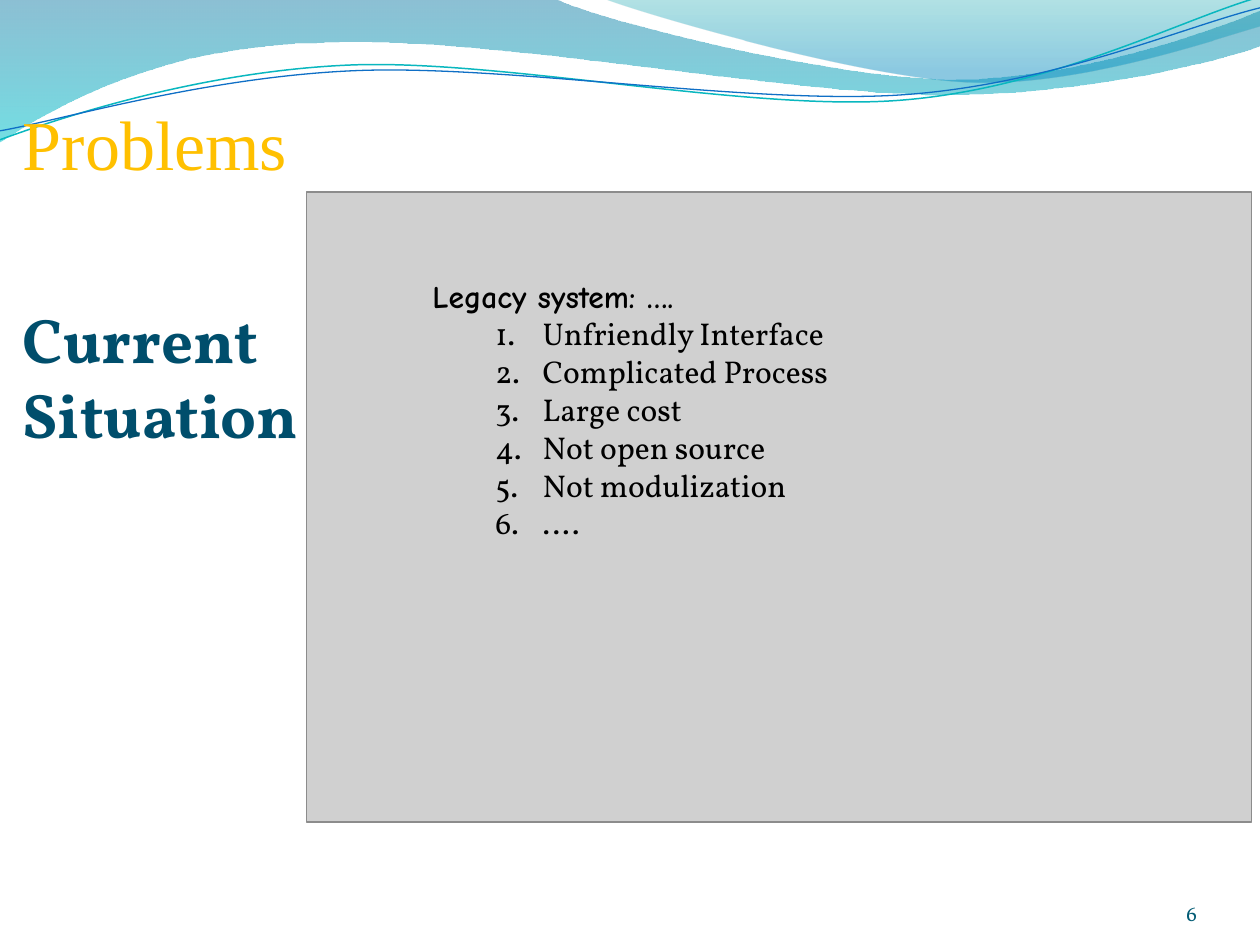
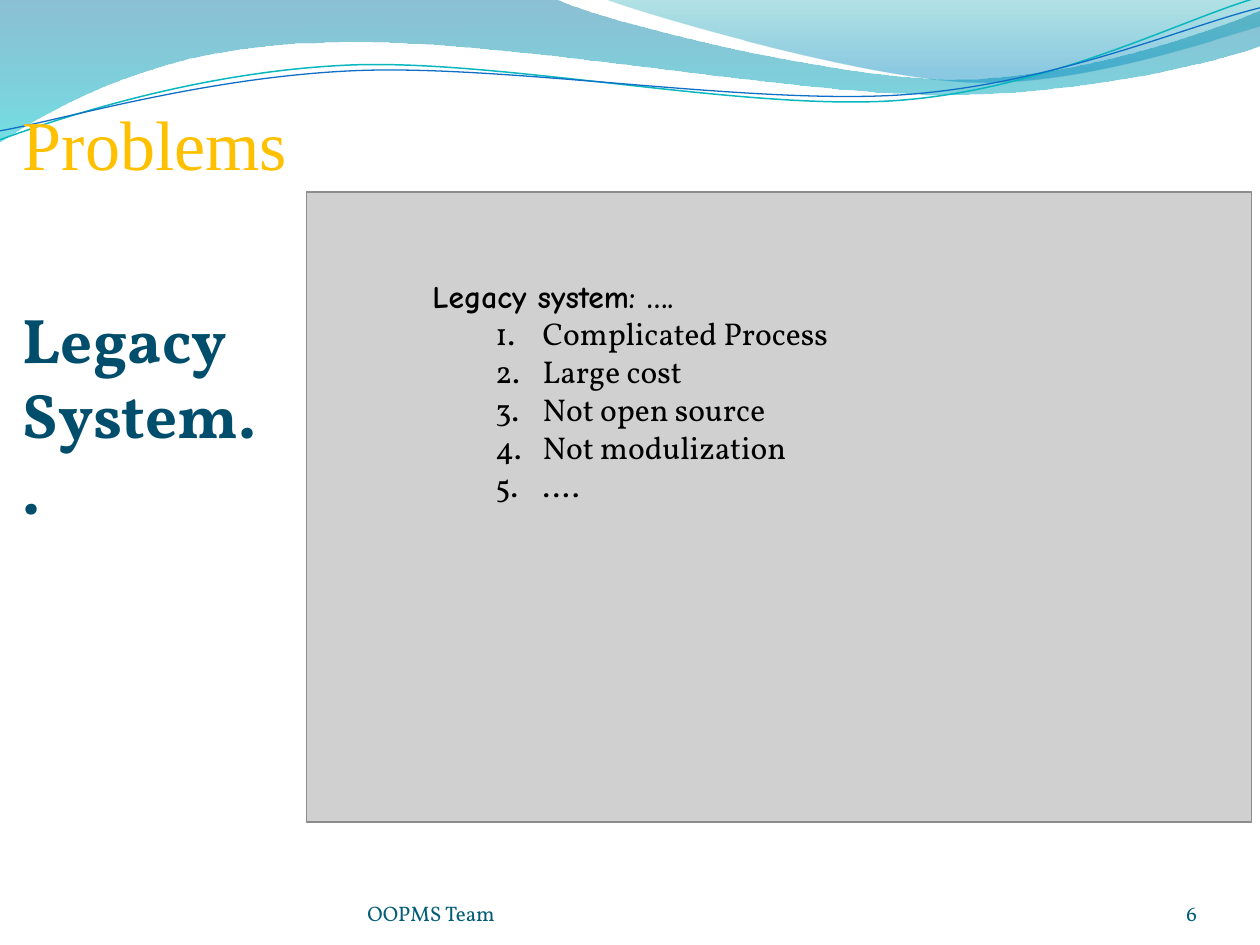
Before and after one commit to gofpattern/oopms, a slide deck: slide 6 of Document/Report/Presentation/OOPMS_Presentation_v1.0.pptx. Drawn at 1260x945 pixels with LibreOffice and Linux fonts; fonts in the diff are those of the drawing; grey boxes stand for pictures; background and template pictures are left out. Boxes give left, top, right and bottom in pixels: in the first picture for what was removed or moved away, otherwise in the second. Text is boxed around its words. In the diff, an @@ line names an element or a change of style, - is before the commit and + after.

```diff
--- a/Document/Report/Presentation/OOPMS_Presentation_v1.0.pptx
+++ b/Document/Report/Presentation/OOPMS_Presentation_v1.0.pptx
@@ text at [23,320,256,454]: text changed @@
-Current
-Situation
+Legacy
+System..
@@ text at [543,322,823,361]: paragraph removed @@
-  1. Unfriendly Interface
@@ text added at [367,906,495,922], 12 pt, text #045D75 @@
+OOPMS Team
```
Also in this commit, not shown: 30 other slides changed, 6 slides added, 1 other file.
